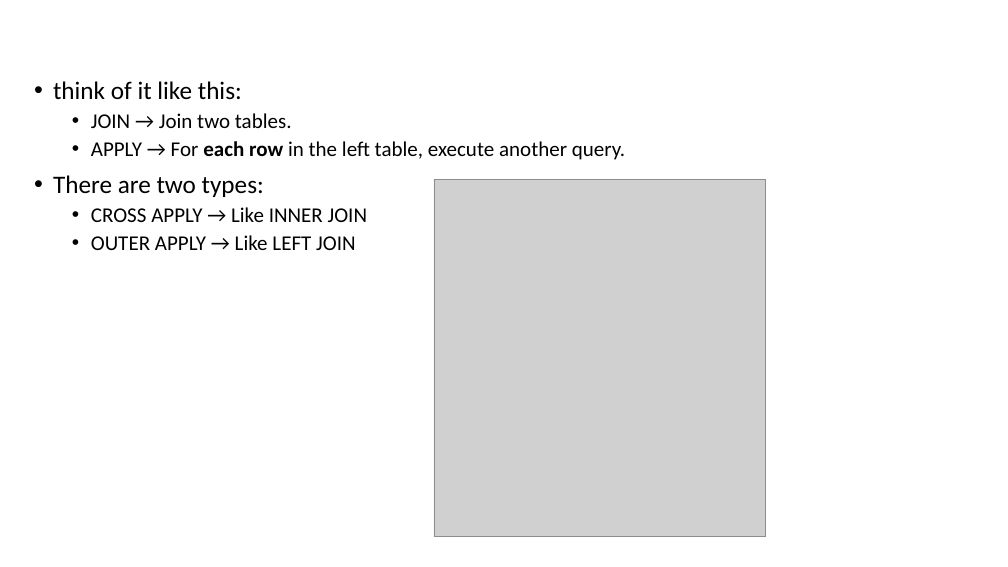
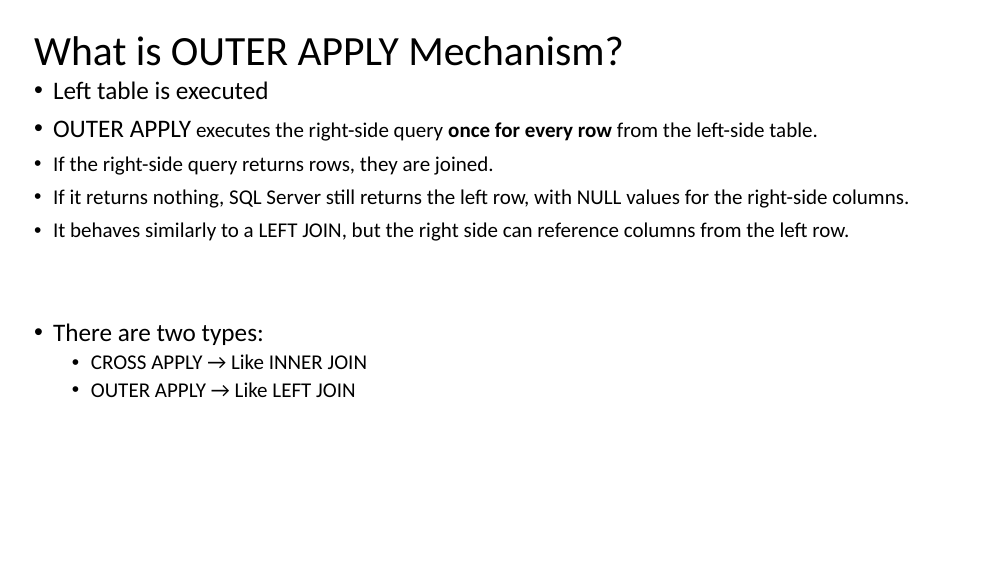
Before and after one commit to AhmedMohamedSamir1/Summary, a slide deck: slide 150 of Dot Net/2_DB.pptx (slide 144 before the commit). Drawn at 1008x567 pixels with LibreOffice and Linux fonts; fonts in the diff are those of the drawing; grey boxes stand for pictures. Boxes give left, top, right and bottom in pixels: in the first picture for what was removed or moved away, otherwise in the second. Text is boxed around its words. In the diff, an @@ line names an element or a change of style, - is before the commit and + after.

```diff
--- a/Dot Net/2_DB.pptx
+++ b/Dot Net/2_DB.pptx
@@ title added at box(34, 36, 624, 66), 39.6 pt, text #000000 @@
+What is OUTER APPLY Mechanism?
@@ text at box(53, 81, 909, 241): text changed @@
-• think of it like this:
-  • JOIN → Join two tables.
-  • APPLY → For each row in the left table, execute another query.
+• Left table is executed
+• OUTER APPLY executes the right-side query once for every row from the left-side table.
+• If the right-side query returns rows, they are joined.
+• If it returns nothing, SQL Server still returns the left row, with NULL values for the right-side columns.
+• It behaves similarly to a LEFT JOIN, but the right side can reference columns from the left row.
@@ picture removed at box(434, 179, 766, 537) @@
```
Also in this commit, not shown: 5 other slides changed, 21 slides added, 1 slide removed, 3 other files.
